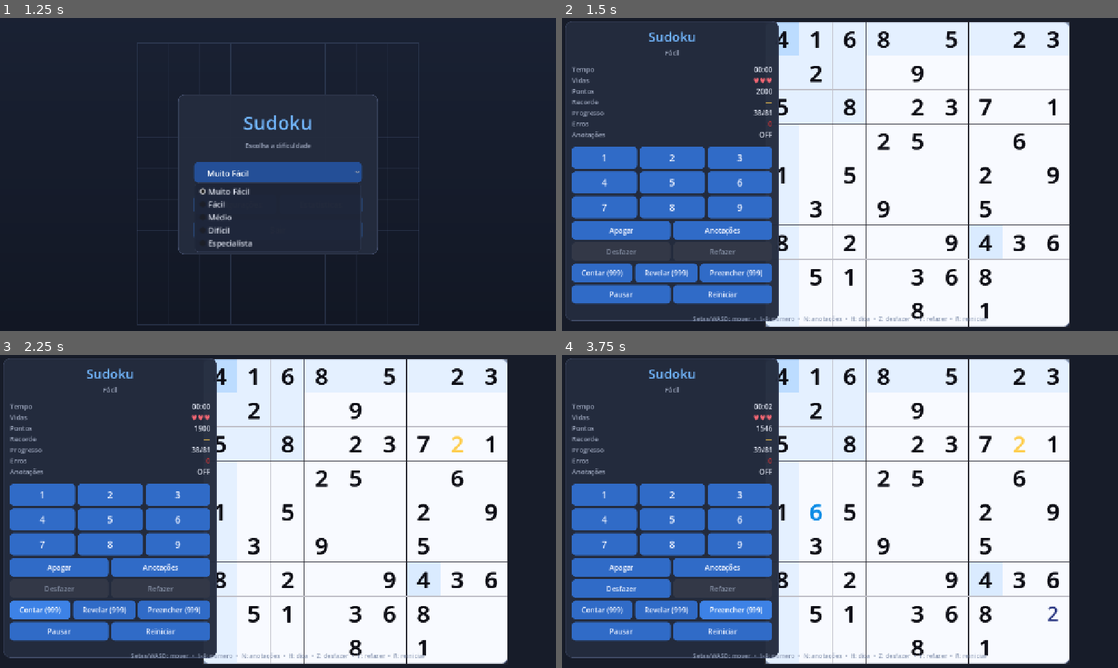
Above: before the commit, frames 1-4 (two rows, left to right).
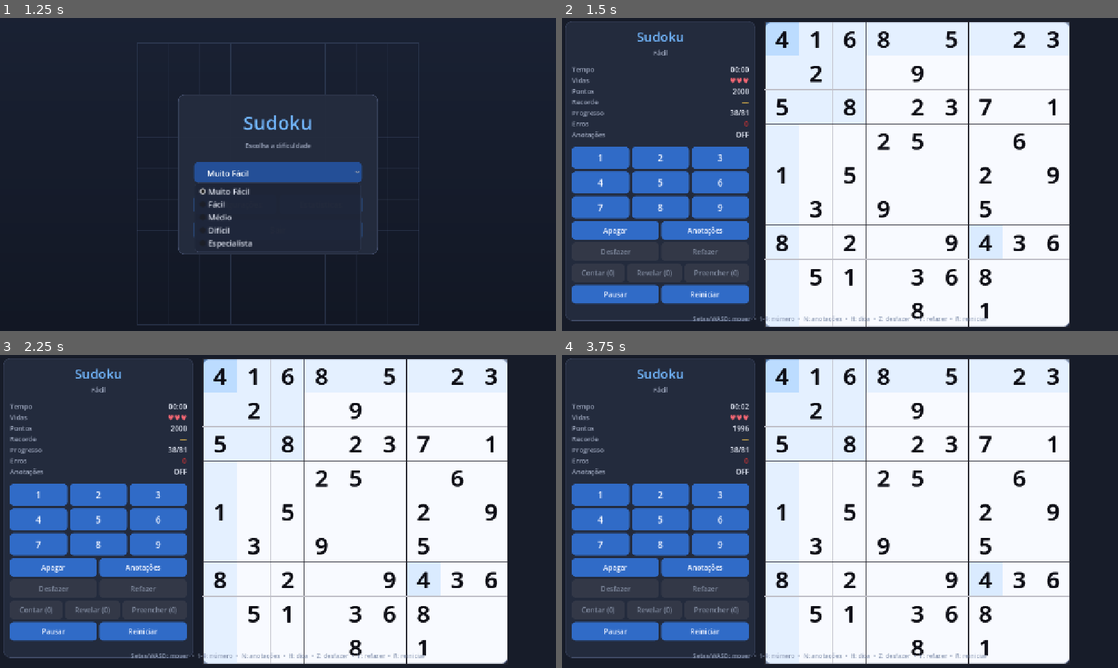
Above: after the commit, the same moments.

Repository: IsabelaCBranco/Jogo-Sudoku
Game: Godot game, scene res://scenes/main_menu/main_menu.tscn
Same seed, same stepped clock (60 frames per second), same inputs: the game is played once before the commit and once after it.
Inputs (mouse positions are in pixels of both pictures, inside the frame that each line leads up to):
- Up to frame 1 (1.25 s): click "Muito Fácil" at 0.5 s
- Up to frame 2 (1.5 s): click "Estatísticas" at 1.25 s
- Up to frame 3 (2.25 s): click (38, 608) at 2 s, where only the run before the commit has a clickable "Contar (999)"
- Up to frame 4 (3.75 s): click (667, 608) at 2.75 s, where only the run before the commit has a clickable "Revelar (999)"; click (734, 608) at 3.5 s, where only the run before the commit has a clickable "Preencher (999)"

Frame 1 is identical in both runs. In frame 2, 7.7% of the frame differs, in the area x 1-39%, y 1-97%; in frame 3, 7.7%; in frame 4, 8.8%, in the area x 1-90%, y 1-97%.

Commit message:
Reset hint stock: restore defaults and filter invalid saved values

Diff:
--- a/scripts/systems/hint_progression.gd
+++ b/scripts/systems/hint_progression.gd
@@ -36,7 +36,7 @@
 
 
 func pode_usar(nivel: int) -> bool:
-	return true  # TODO: restaurar get_disponiveis(nivel) > 0
+	return get_disponiveis(nivel) > 0
 
 
 ## Consome uma dica do estoque. Retorna false quando indisponível.
@@ -50,7 +50,7 @@
 
 
 func get_disponiveis(nivel: int) -> int:
-	return 999  # TODO: restaurar int(_estoque.get(nivel, 0))
+	return int(_estoque.get(nivel, 0))
 
 
 func get_total() -> int:
@@ -75,9 +75,16 @@
 	if dados.is_empty():
 		return
 	_estoque.clear()
+	var alterado := false
 	var estoque: Dictionary = dados.get("estoque", {})
 	for nivel in estoque:
-		_estoque[int(nivel)] = int(estoque[nivel])
+		var valor: int = int(estoque[nivel])
+		if valor > 0:
+			_estoque[int(nivel)] = valor
+		else:
+			alterado = true
+	if alterado:
+		salvar()
 	dicas_alteradas.emit()
 
 
